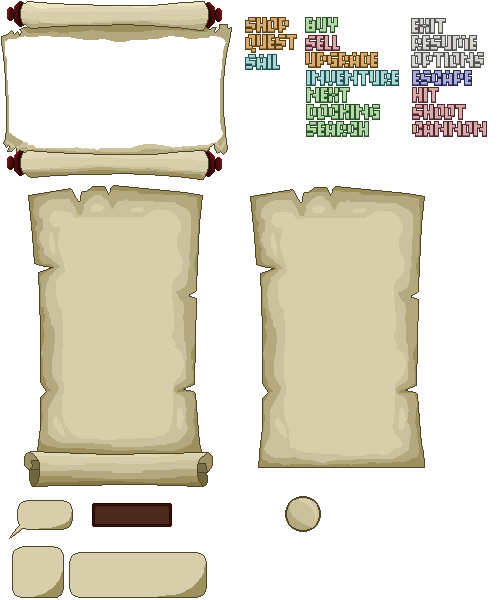
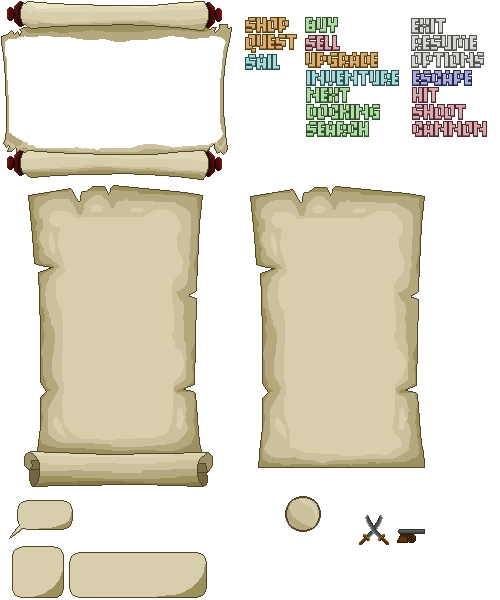
The second (500, 600) image is a revision of the first. Changes to its layers:
added layer "Слой 3" above "EXIT RESUmE OPTIONS BUY SELL UP GRADE" over box(359, 515, 425, 545)
painted on "EXIT RESUmE OPTIONS BUY SELL UP GRADE" over box(397, 529, 425, 543)
hid "Слой 2" over box(92, 503, 172, 527)
